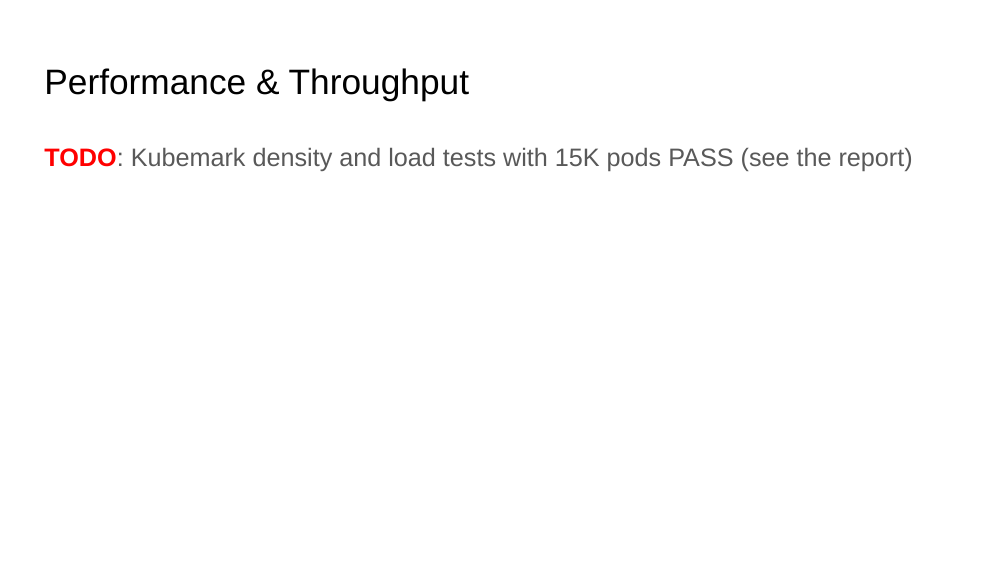
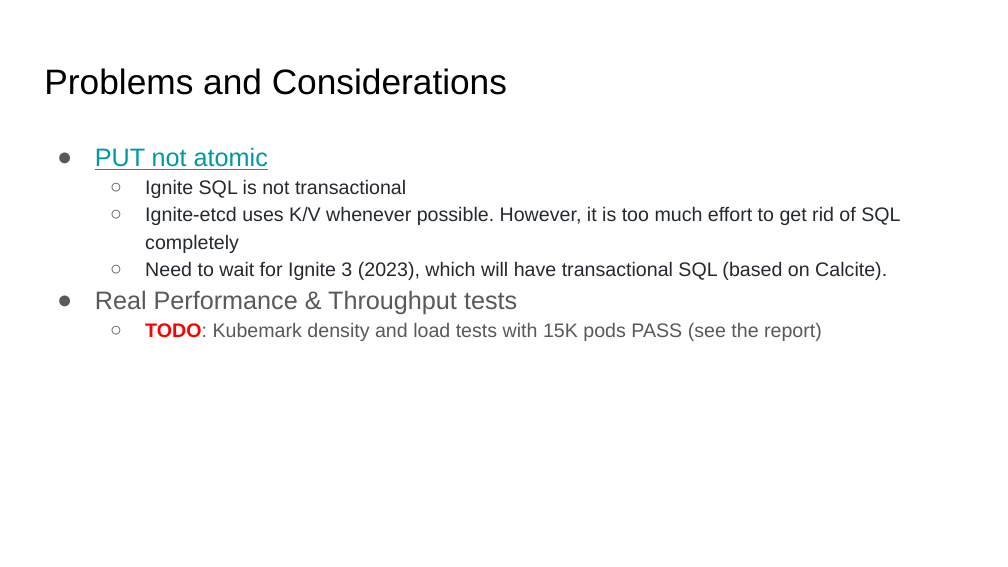
Before and after one commit to gridgain-solutions/ignite-in-k8s, a slide deck: slide 9 of docs/Apache Ignite as Kubernetes Store.pptx (slide 8 before the commit). Drawn at 1008x567 pixels with LibreOffice and Linux fonts; fonts in the diff are those of the drawing. Boxes give left, top, right and bottom in pixels: in the first picture for what was removed or moved away, otherwise in the second. Text is boxed around its words. In the diff, an @@ line names an element or a change of style, - is before the commit and + after.

```diff
--- a/docs/Apache Ignite as Kubernetes Store.pptx
+++ b/docs/Apache Ignite as Kubernetes Store.pptx
@@ title at box(44, 68, 507, 95): text changed @@
-Performance & Throughput
+Problems and Considerations
@@ text at box(95, 147, 900, 314): paragraphs added @@
+● PUT not atomic
+  ○ Ignite SQL is not transactional
+  ○ Ignite-etcd uses K/V whenever possible. However, it is too much effort to get rid of SQL completely
+  ○ Need to wait for Ignite 3 (2023), which will have transactional SQL (based on Calcite).
+● Real Performance & Throughput tests
@@ text at box(145, 323, 822, 341): size 18 to 14 pt in "TODO: Kubemark density and load tests with ..."; bullet none to ○; list level 1 to 2 in "TODO: Kubemark density and load ..." @@
```
Also in this commit, not shown: 2 other slides changed, 2 slides added, 1 slide removed, 1 other file.
